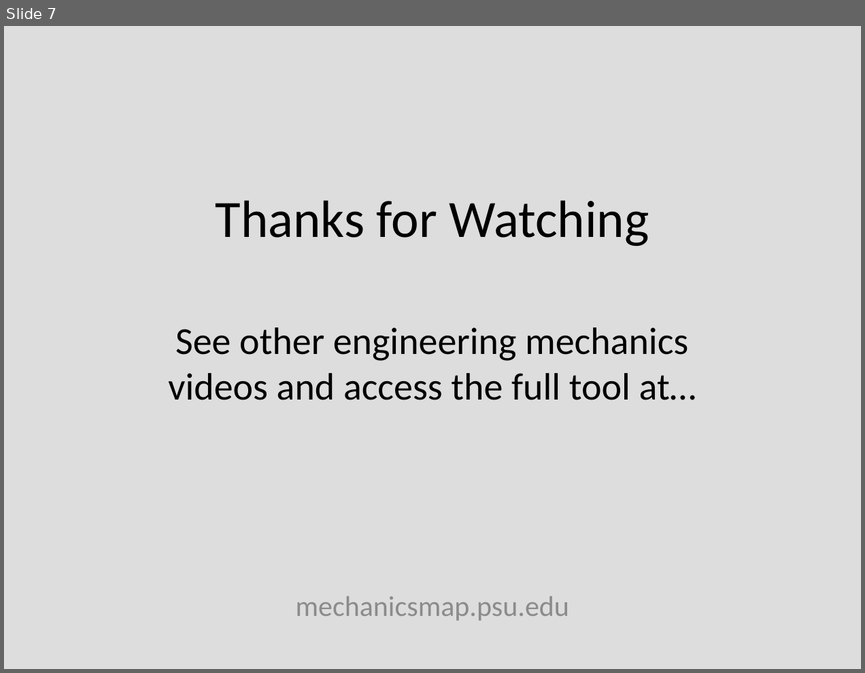
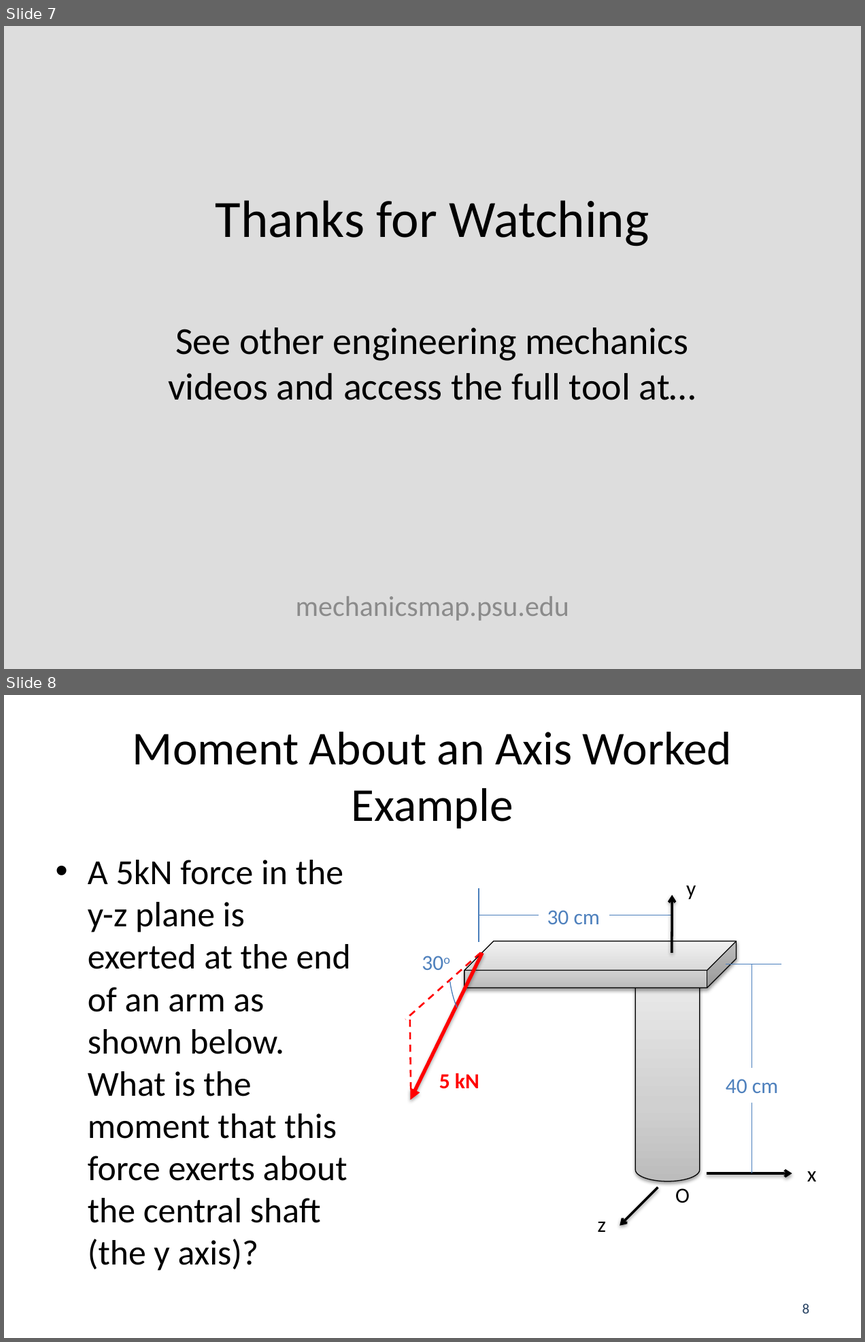
Before and after one commit to JacobMoore/mechanics_textbook, a slide deck: Lecture Slides/VideoLectureSlides/3.5.pptx. Shown one above the other, each under a label of ours: slide 7 before the commit, slides 7 and 8 after it. The pictures are 865x673 and 865x1342 pixels, drawn with LibreOffice and Linux fonts; fonts in the diff are those of the drawing; background and template pictures are left out. Boxes give left, top, right and bottom in pixels: in the first picture for what was removed or moved away, otherwise in the second. Text is boxed around its words. In the diff, an @@ line names an element or a change of style, - is before the commit and + after.

Commit message:
Added Worked Examples Chap 3
Added worked examples, not including videos to chapter 3

```diff
--- a/Lecture Slides/VideoLectureSlides/3.5.pptx
+++ b/Lecture Slides/VideoLectureSlides/3.5.pptx
@@ slide 8 added at [4,695,861,1338], background #FFFFFF @@
@@ title added at [133,732,732,829], 39.6 pt, text #000000 @@
+Moment About an Axis Worked Example
@@ text added at [88,860,351,1270], 29.6 pt, text #000000 @@
+• A 5kN force in the y-z plane is exerted at the end of an arm as shown below. What is the moment that this force exerts about the central shaft (the y axis)?
@@ arc (boxed as its full ellipse) added at [449,895,508,1027], outline #4B7EBC 0.75 pt @@
@@ line added from (479, 889) to (479, 942), #4B7EBC 0.75 pt @@
@@ arrow added from (672, 953) to (672, 895), #000000 2 pt @@
@@ text added at [686,885,696,899], 18 pt, text #000000 @@
+y
@@ line added from (672, 915) to (479, 915), #4B7EBC 0.75 pt @@
@@ text added at [547,910,600,924], 18 pt, text #4F81BD @@
+30 cm
@@ line added from (481, 953) to (405, 1019), #FF0000 1.5 pt dashed @@
@@ arrow added from (482, 953) to (410, 1100), #FF0000 3 pt @@
@@ text added at [413,945,461,979], 18 pt, text #4F81BD @@
+30o
@@ cube added at [464,941,736,987], fill gradient #BDBDBD to #D1D1D1 to #EEEEEE, outline #000000 0.75 pt @@
@@ cylinder added at [636,964,700,1181], fill gradient #BDBDBD to #D1D1D1 to #EEEEEE, outline #000000 0.75 pt @@
@@ line added from (782, 964) to (725, 964), #4B7EBC 0.75 pt @@
@@ line added from (752, 964) to (752, 1173), #4B7EBC 0.75 pt @@
@@ line added from (410, 1020) to (411, 1091), #FF0000 1.5 pt dashed @@
@@ text added at [439,1073,479,1089], 18 pt, text #FF0000, bold @@
+5 kN
@@ text added at [725,1079,778,1093], 18 pt, text #4F81BD @@
+40 cm
@@ arrow added from (706, 1173) to (792, 1173), #000000 2 pt @@
@@ text added at [807,1171,817,1181], 18 pt, text #000000 @@
+x
@@ arrow added from (657, 1187) to (619, 1225), #000000 2 pt @@
@@ text added at [675,1188,689,1203], 18 pt, text #000000 @@
+O
@@ text added at [598,1221,606,1232], 18 pt, text #000000 @@
+z
@@ page number added at [802,1303,810,1313], 12 pt, text #254061 @@
+8
```
Also in this commit, not shown: 1 other slide added, 1 slide removed, 25 other files.
